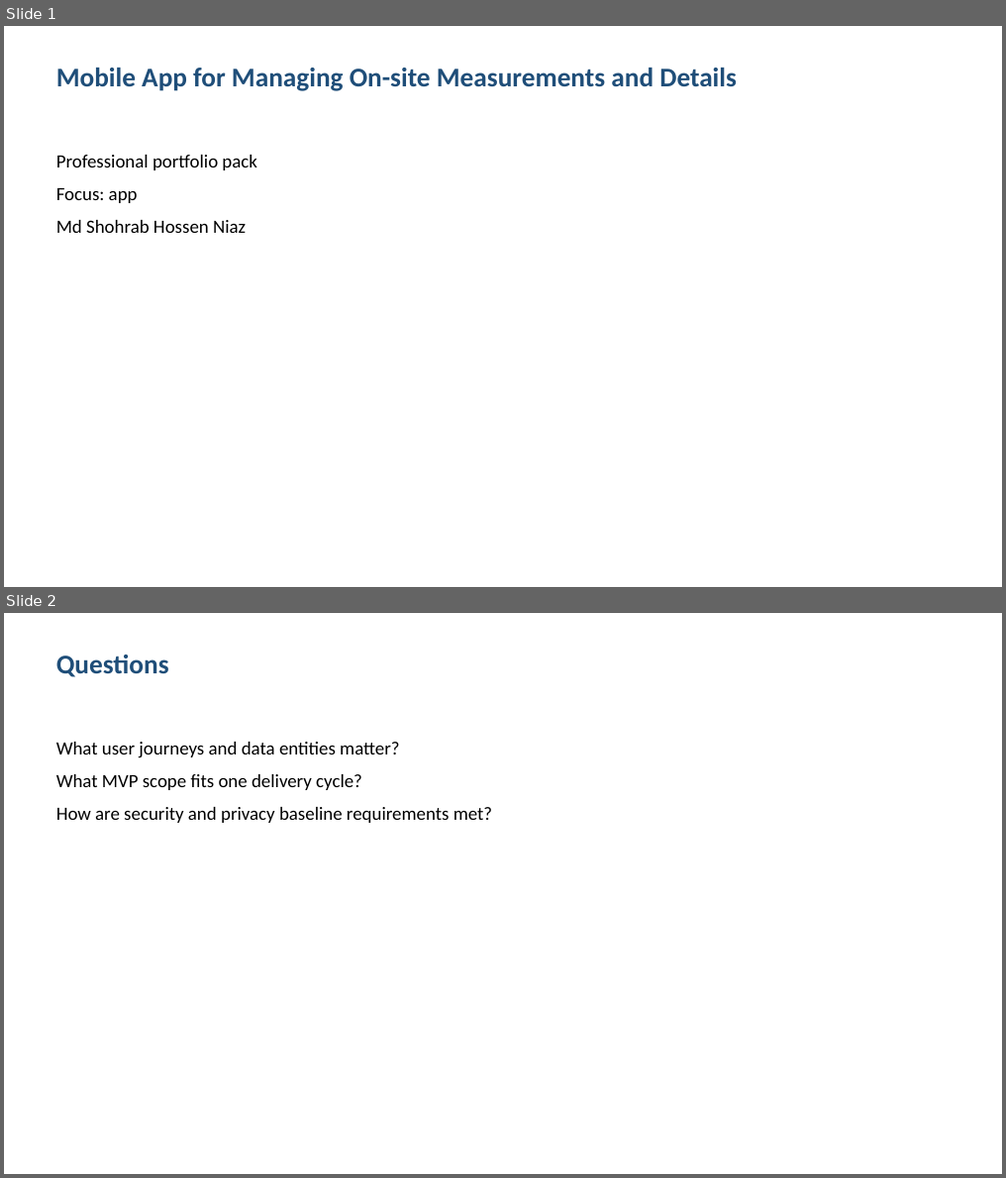
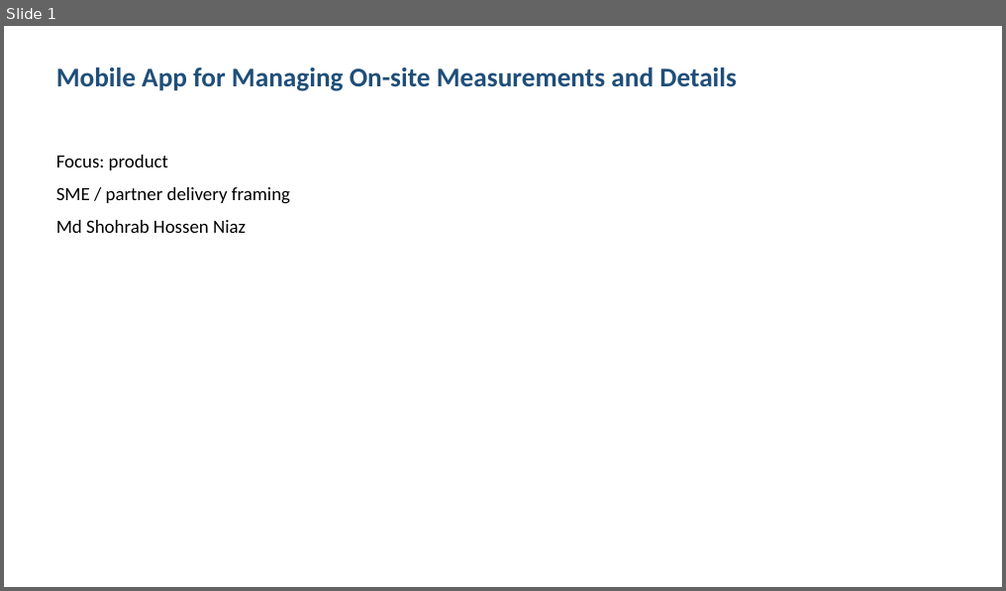
Before and after one commit to shohrabniaz/onsite-measurements-mobile-app, a slide deck: Final_Submission/02_Presentation.pptx. Shown one above the other, each under a label of ours: slides 1 and 2 before the commit, slide 1 after it. The pictures are 1006x1178 and 1006x591 pixels, drawn with LibreOffice and Linux fonts; fonts in the diff are those of the drawing. Boxes give left, top, right and bottom in pixels: in the first picture for what was removed or moved away, otherwise in the second. Text is boxed around its words. In the diff, an @@ line names an element or a change of style, - is before the commit and + after.

Commit message:
Polish portfolio pack for professional showcase readiness.

```diff
--- a/Final_Submission/02_Presentation.pptx
+++ b/Final_Submission/02_Presentation.pptx
@@ slide 2 removed at <box>4,613,1002,1174</box>, background #FFFFFF @@
@@ text removed at <box>56,655,169,677</box> @@
-Questions
@@ text removed at <box>56,742,492,823</box> @@
-What user journeys and data entities matter?
-What MVP scope fits one delivery cycle?
-How are security and privacy baseline requirements met?
@@ slide 1 changed as well @@
@@ text at <box>56,155,290,204</box>: text changed @@
-Professional portfolio pack
-Focus: app
+Focus: product
+SME / partner delivery framing
```
Also in this commit, not shown: 2 other slides changed, 1 slide added, 12 other files.
